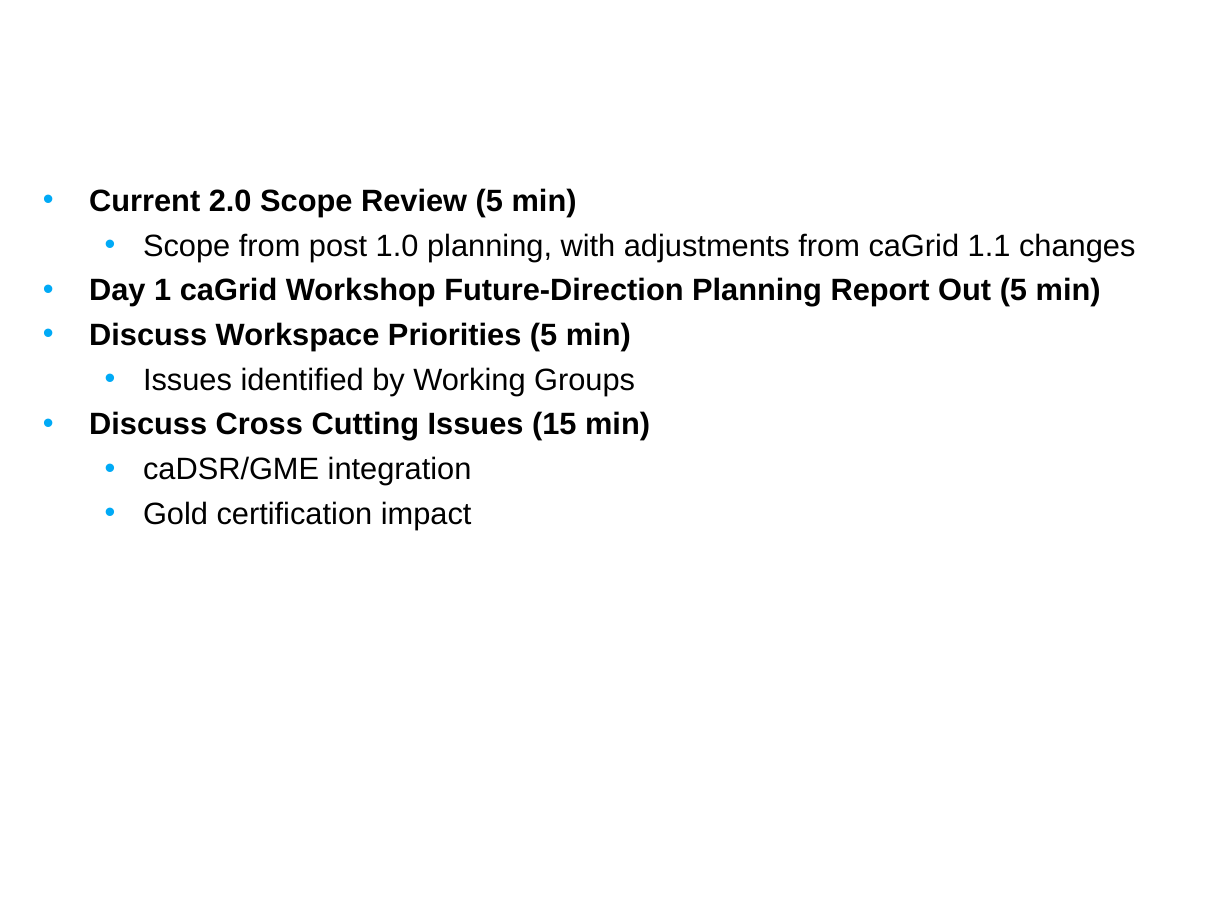
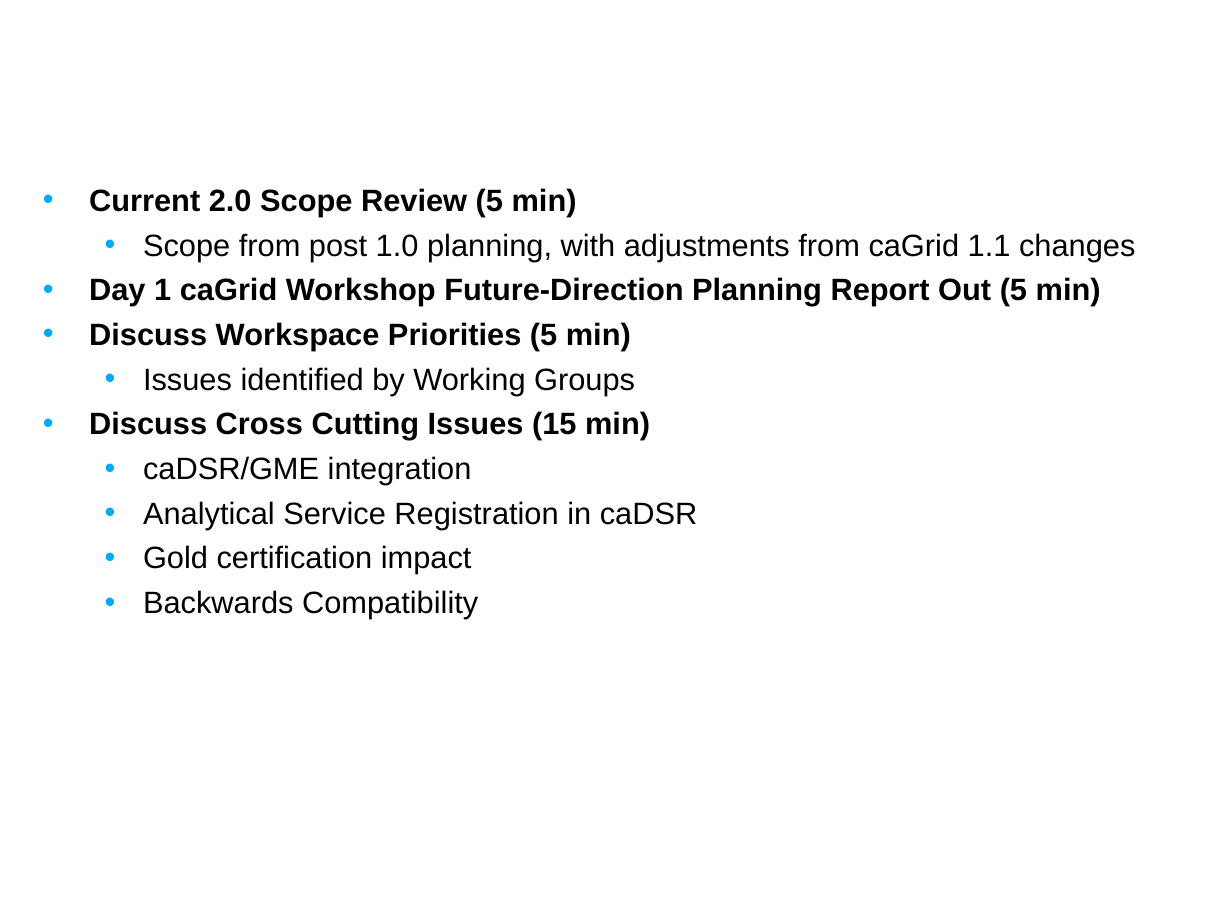
Before and after one commit to NCIP/cagrid-docs, a slide deck: slide 2 of presentations/200708_VCDE_ARCH/20070807_Day2_caGrid-2.0_Plans.ppt. Drawn at 1232x924 pixels with LibreOffice and Linux fonts; fonts in the diff are those of the drawing; background and template pictures are left out. Boxes give left, top, right and bottom in pixels: in the first picture for what was removed or moved away, otherwise in the second. Text is boxed around its words. In the diff, an @@ line names an element or a change of style, - is before the commit and + after.

```diff
--- a/presentations/200708_VCDE_ARCH/20070807_Day2_caGrid-2.0_Plans.ppt
+++ b/presentations/200708_VCDE_ARCH/20070807_Day2_caGrid-2.0_Plans.ppt
@@ text at [143,501,698,529]: paragraph added @@
+  • Analytical Service Registration in caDSR
@@ text at [143,590,478,619]: paragraph added @@
+  • Backwards Compatibility
```
Also in this commit, not shown: 2 other files.
